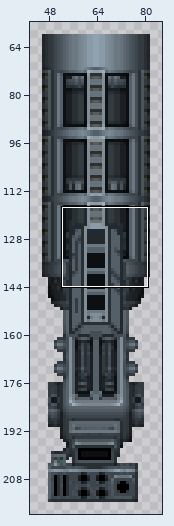
File history of a sprite sheet, Weapons/cannons/FixedHeavyLaserCannon/doodads_on4.png. The first picture is a wide view before the edit; the outline marks the close-up.
Close-up. Earlier state:
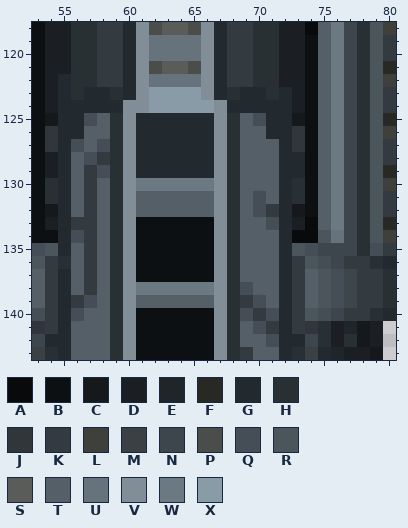
The file is 128x256 pixels. Colours within 5 levels of each other are drawn and written as one. Shown: x 53..80, y 118..143. The old version is drawn lined up with the new one. The wide view leaves out empty margins. The commit also changed other parts of the picture, which this record leaves out.
Palette (. is transparent): A #080a0b  B #0c1013  C #15191c  D #1b1f23  E #202529  F #282824  G #222a30  H #293034  J #303639  K #343b40  L #3f403c  M #3a4043  N #3d464c  P #4a4d4a  Q #454e56  R #4b565c  S #595c58  T #545f68  U #66737d  V #818e98  W #6b7983  X #899ba7
Pixels before, first column x 53:
118 BDDHHKKGVPSSPVGKKHHDDATWNHRL
119 BDDHHKKGVUUUUVGKKHHDDBTWNHRK
120 BDDHHKKGVUUUUVGKKHHDDBTWNHRK
121 BDDHHKKGVPSSPVGKKHHDDBTWNHRF
122 BDGHHKKGVUUUUVGKKHHDDBTWNHRL
123 BDGHGGHGVXXXXVGHGGHGDBTWNHRK
124 BDGGGGGVVXXXXXVGGGGGDBTWNHRK
125 BCGGQTHVGGGGGGVHTQGGCBTWNHRF
126 BJGGTTHVGGGGGGVHTTGGJBTWNHRL
127 BJGQTQHVGGGGGGVHTTTGJBTWNHRK
128 BDGTQKHVGGGGGGVHTTTGGBTWNHRK
129 BDGTKQHVGGGGGGVHTTTGGBTWNHRF
130 BHGTKTHVWWWWWWVHTTTGHBTWNHRL
131 BHGTKTHVTTTTTTVHTQTGHBTWNHRK
132 BCGTKTHVTTTTTTVHTQKGCBTWNHRK
133 BDGKKTHVBBBBBBVHTTQGDATWNHRF
134 BBGQKTHVBBBBBBVHTTTGAARUNHRL
135 QRGTKTHVBBBBBBVHTTTGRQNNNHQK
136 RKHTKTHVBBBBBBVHTTTGKRQNKKHG
137 TKGTKTHVBBBBBBVHTTTGKTRQNKKH
138 TKGTKTHVWWWWWWVHQTTGKTRQNKKH
139 TKGKQTHVTTTTTTVHKQTGKTRQNKKH
140 QKGQTTHVBBBBBBVHQKQGKRQNKKHG
141 JKGTTTHVBBBBBBVHTQKGKJHDECD.
142 NGGTTTHVBBBBBBVHTTQGGNHDHCD.
143 MHGTTTHVBBBBBBVHKTTGHMGEDDC.
And afterwards:
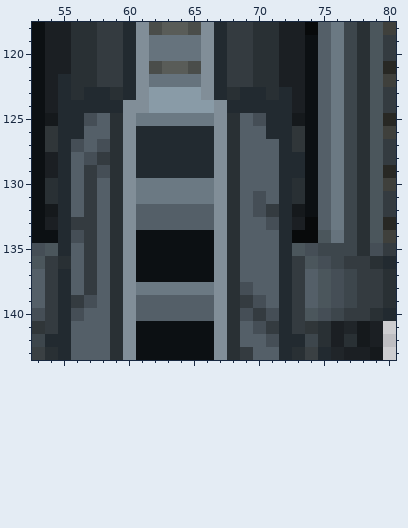
From old to new:
{"change": "whole drawing moved by +0,+1 (the old picture is shown already moved)"}
{"y":125,"x":61,"old":"GGGGGG","new":"WWWWWW"}
{"y":131,"x":61,"old":"TTTTTT","new":"WWWWWW"}
{"y":133,"x":61,"old":"BBBBBB","new":"TTTTTT"}
{"y":140,"x":61,"old":"BBBBBB","new":"TTTTTT"}
{"label":"changed","picture_box":[136,113,214,126]}
{"label":"changed","picture_box":[136,191,214,230]}
{"label":"changed","picture_box":[136,308,214,321]}
